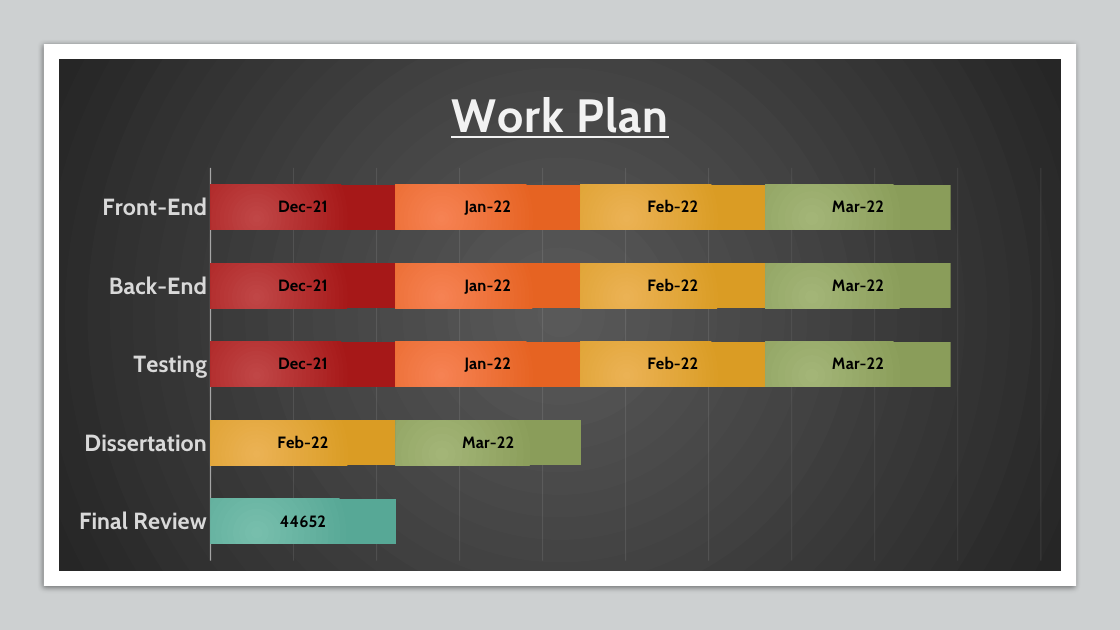
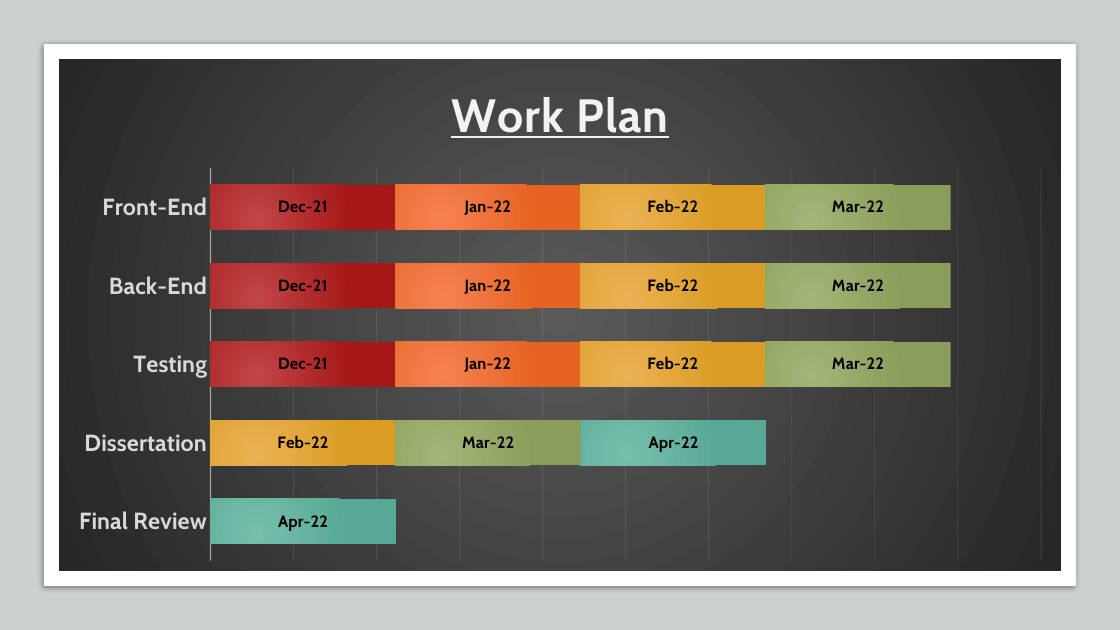
Before and after one commit to Oskar-Ciebien/Timetable_Application, a slide deck: slide 5 of Documents/Semester 1 Presentation.pptx. Drawn at 1120x630 pixels with LibreOffice and Linux fonts; fonts in the diff are those of the drawing; background and template pictures are left out. Boxes give left, top, right and bottom in pixels: in the first picture for what was removed or moved away, otherwise in the second. Text is boxed around its words. In the diff, an @@ line names an element or a change of style, - is before the commit and + after.

Commit message:
Made change to Dissertation Date on Slide 5

```diff
--- a/Documents/Semester 1 Presentation.pptx
+++ b/Documents/Semester 1 Presentation.pptx
@@ bar stacked chart at (x1=59, y1=59, x2=1061, y2=571) @@
@@ Series 5, Dissertation: - to 44652 @@
@@ data labels of Series 5 changed @@
```
